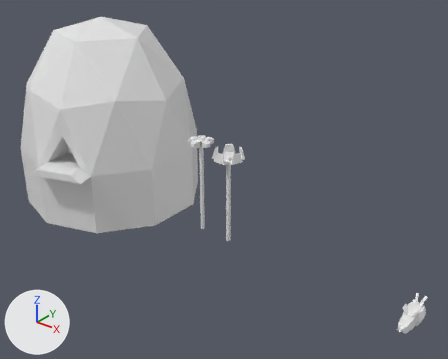
The Blender file BLENDER/CreativeCoding_Assets.blend: old version first, new version second.
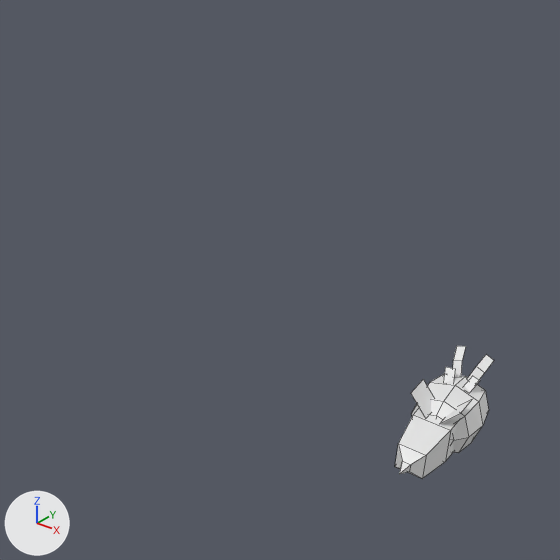
There are two pictures of each version: one whole from a camera (50 mm lens) standing at (68.7, -103.4, 79.3) and looking at (-13.6, -0.6, 15.6), one close up on the part from 62% to 100% of the width and 52% to 100% of the height. The lights are fixed; the arrows at lower left show +X, +Y and +Z. The close-ups show mesh edges as thin lines.

The first close-up shows 'Beeanca', 'Beeatrice'.
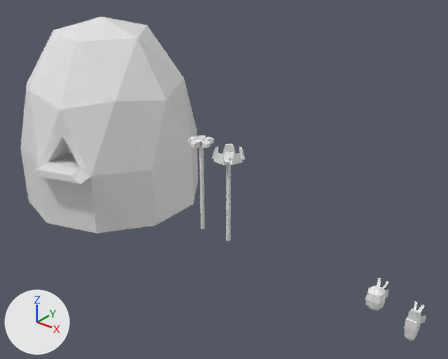
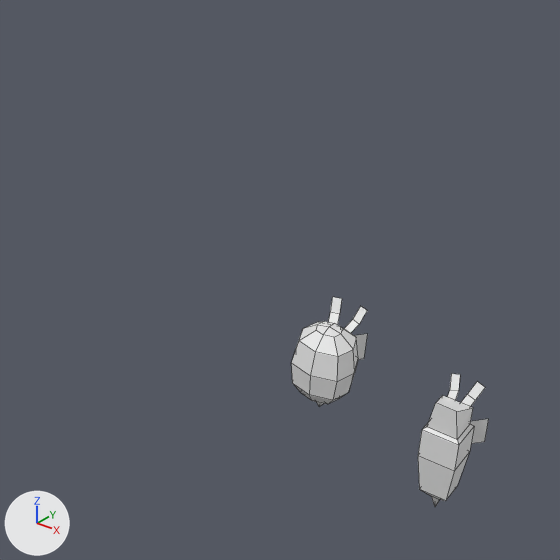
Where the newer file only moved an object's origin or applied its transform, the numbers keep the older frame.

Where the change shows, as pixel boxes [x1, y1, x2, y2] in the close-ups (560 x 560 px):
'Beeanca', reshaped, moved, rescaled (8% narrower): before [412, 346, 494, 453]; after [292, 297, 367, 406]
'Beeatrice', reshaped (17% narrower, 20% taller): before [395, 367, 480, 478]; after [418, 374, 488, 507]
'WingLeft', shown: after [354, 334, 367, 360]

The edits, one by one:
me_cube_003 has 45 vertices, 31 faces and spans x -1.58..1.58, y -7.51..1.26, z -1.2..2.57.
me_cube_003 is used by ob_beeatrice; location (35.33, 0.0, 0.0).
me_cube_003 part 1: the whole mesh is multiplied about the mesh origin by the matrix ((-1.0, 0.0, 0.0), (0.0, 0.0, 1.0), (0.0, 1.0, 0.0)).
me_cube_004 has 62 vertices, 52 faces and spans x -1.17..1.17, y -1.5..1.16, z -1.17..1.75.
me_cube_004 is used by ob_beeanca; location (35.33, 0.0, 0.0); scale (1.76, 2.46, 1.76).
me_cube_004 part 2: the whole mesh is multiplied about the mesh origin by the matrix ((-1.765, 0.0, 0.0), (0.0, 0.0, 1.765), (0.0, 2.459, 0.0)).
me_plane has 4 vertices, 1 face and spans x -1.07..0.0, y -2.0..0.0, z 0.0..1.27.
me_plane is used by ob_wingleft; parent ob_beeanca; location (-0.316, 1.0, 1.787).
Part 3, on me_plane:
Vertex 0 of me_plane moves from (-1.07, -2.0, 1.27) to (1.07, 1.27, -2.0) at pixel (364, 358).
Vertex 1 of me_plane moves from (0.0, -2.0, 0.0) at pixel (443, 394) to (0.0, 0.0, -2.0).
Vertex 2 of me_plane moves from (-1.07, 0.0, 1.27) to (1.07, 1.27, 0.0) at pixel (367, 333).
Object 'Beeanca' (ob_beeanca) is rescaled from (1.76, 2.46, 1.76) to (1.0, 1.0, 1.0).
Object 'Beeanca' (ob_beeanca) moves from (35.33, 0.0, 0.0) to (26.82, 0.0, 0.0).
Object 'WingLeft' (ob_wingleft) is now shown.
In object 'WingLeft' (ob_wingleft), matrix_parent_inverse goes from Matrix(((0.567, 0.0, 0.0, 0.0), (0.0, 0.407, 0.0, 0.0), (0.0, 0.0, 0.567, 0.0), (0.0, 0.0, 0.0, 1.0))) to Matrix(((1.0, 0.0, 0.0, -26.82), (0.0, 1.0, 0.0, 0.0), (0.0, 0.0, 1.0, 0.0), (0.0, 0.0, 0.0, 1.0))).
Object 'WingLeft' (ob_wingleft) moves from (-0.316, 1.0, 1.787) to (27.14, 1.787, 1.0).
Object 'WingRight' (ob_wingright) is now shown.
